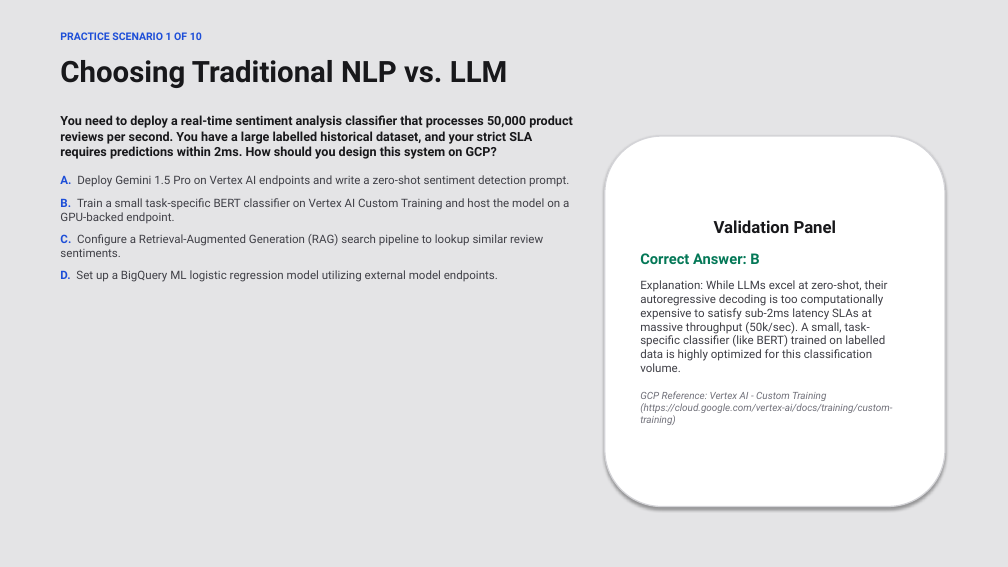
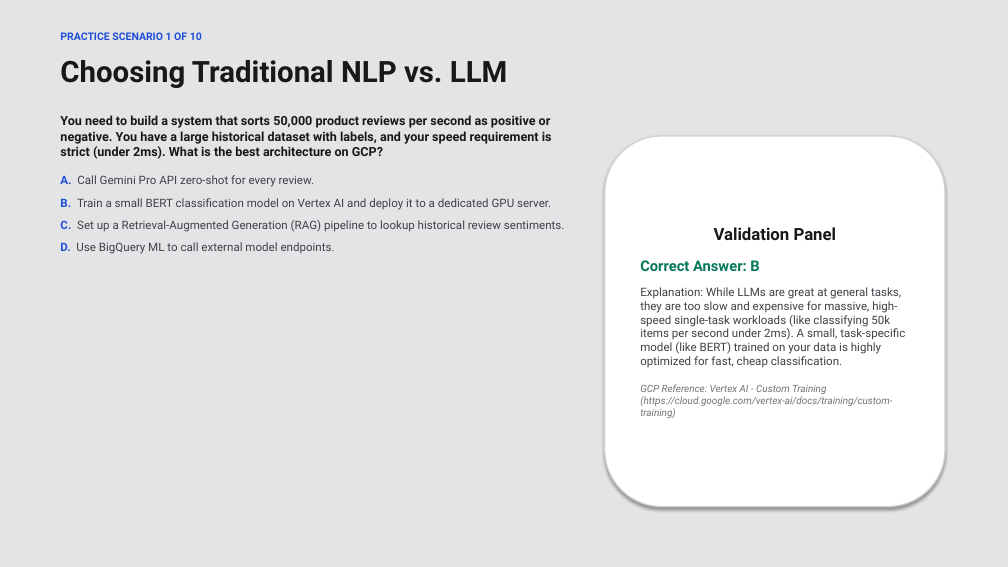
Before and after one commit to Bethana86/gcp-ml-training-hub, a slide deck: slide 13 of llm-presentation/Introduction_to_LLM.pptx. Drawn at 1008x567 pixels with LibreOffice and Linux fonts; fonts in the diff are those of the drawing. Boxes give left, top, right and bottom in pixels: in the first picture for what was removed or moved away, otherwise in the second. Text is boxed around its words. In the diff, an @@ line names an element or a change of style, - is before the commit and + after.

```diff
--- a/llm-presentation/Introduction_to_LLM.pptx
+++ b/llm-presentation/Introduction_to_LLM.pptx
@@ text at [60, 115, 565, 254]: text changed @@
-You need to deploy a real-time sentiment analysis classifier that processes 50,000 product reviews per second. You have a large labelled historical dataset, and your strict SLA requires predictions within 2ms. How should you design this system on GCP?
-A. Deploy Gemini 1.5 Pro on Vertex AI endpoints and write a zero-shot sentiment detection prompt.
-B. Train a small task-specific BERT classifier on Vertex AI Custom Training and host the model on a GPU-backed endpoint.
-C. Configure a Retrieval-Augmented Generation (RAG) search pipeline to lookup similar review sentiments.
-D. Set up a BigQuery ML logistic regression model utilizing external model endpoints.
+You need to build a system that sorts 50,000 product reviews per second as positive or negative. You have a large historical dataset with labels, and your speed requirement is strict (under 2ms). What is the best architecture on GCP?
+A. Call Gemini Pro API zero-shot for every review.
+B. Train a small BERT classification model on Vertex AI and deploy it to a dedicated GPU server.
+C. Set up a Retrieval-Augmented Generation (RAG) pipeline to lookup historical review sentiments.
+D. Use BigQuery ML to call external model endpoints.
@@ text in rounded rectangle at [640, 287, 905, 368]: text changed @@
-Explanation: While LLMs excel at zero-shot, their autoregressive decoding is too computationally expensive to satisfy sub-2ms latency SLAs at massive throughput (50k/sec). A small, task-specific classifier (like BERT) trained on labelled data is highly optimized for this classification volume.
+Explanation: While LLMs are great at general tasks, they are too slow and expensive for massive, high-speed single-task workloads (like classifying 50k items per second under 2ms). A small, task-specific model (like BERT) trained on your data is highly optimized for fast, cheap classification.
```
Also in this commit, not shown: 21 other slides changed, 2 other files.
